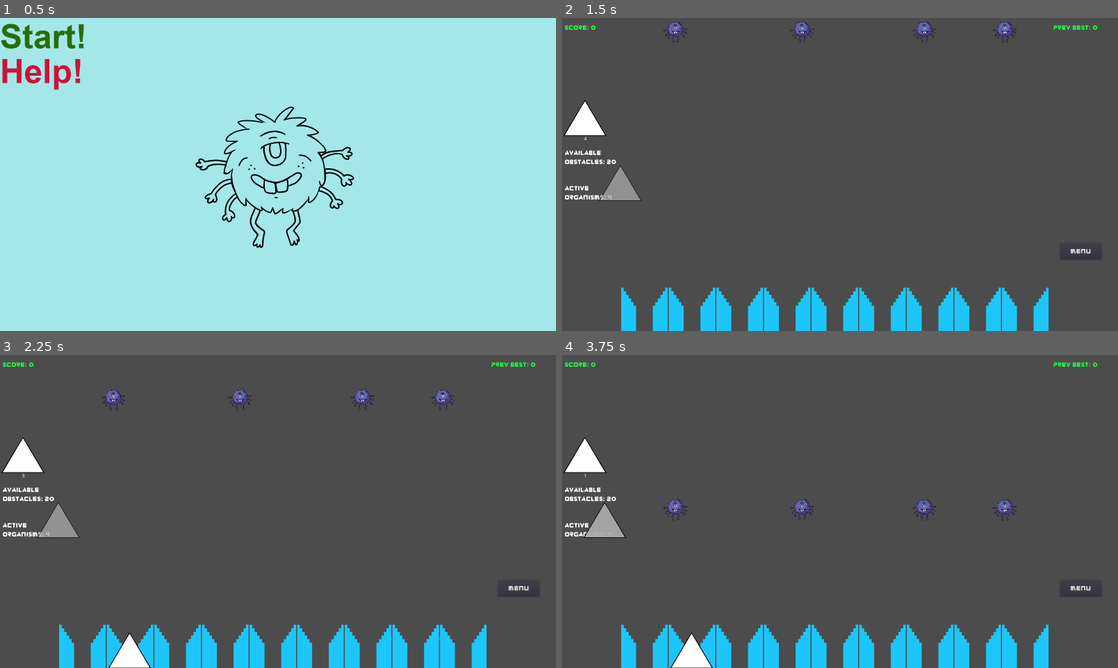
Above: before the commit, frames 1-4 (two rows, left to right).
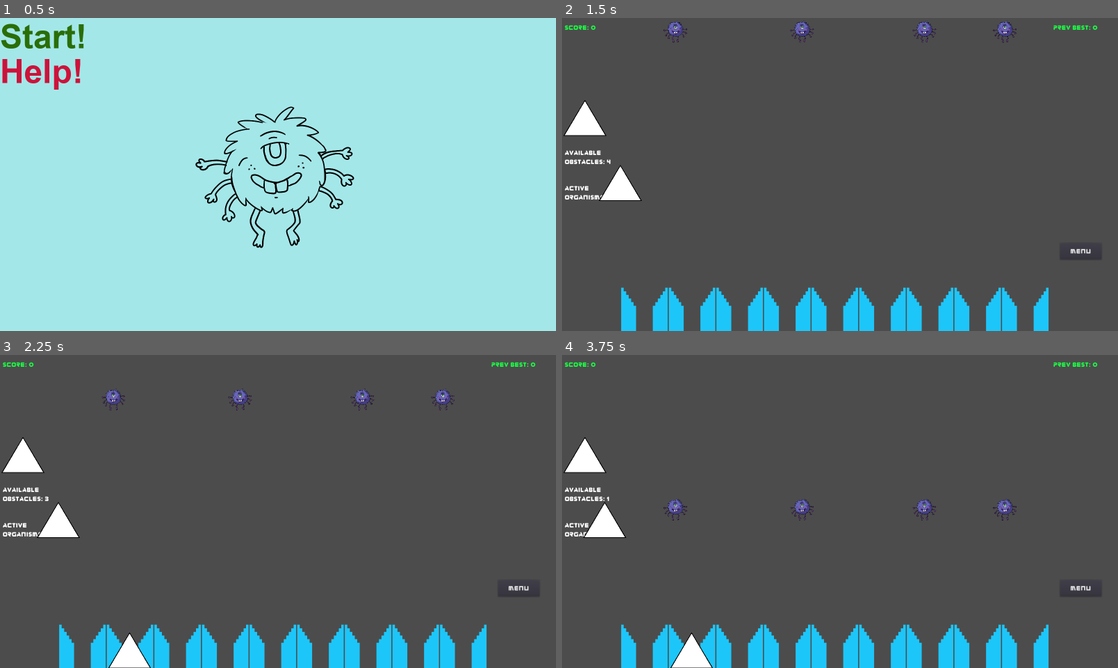
Above: after the commit, the same moments.

Repository: TreyDettmer/UP-Game-Jam-22
Game: Godot game, scene res://Scenes/MainMenu.tscn
Same seed, same stepped clock (60 frames per second), same inputs: the game is played once before the commit and once after it.
Inputs (mouse positions are in pixels of both pictures, inside the frame that each line leads up to):
- Up to frame 1 (0.5 s): no input
- Up to frame 2 (1.5 s): click "Start!" at 0.5 s; drag from (584, 133) to (689, 327) at 1.27 s
- Up to frame 3 (2.25 s): drag from (22, 470) to (127, 664) at 2.02 s
- Up to frame 4 (3.75 s): move the mouse to (584, 470) at 2.77 s; click (584, 470) at 2.85 s; right-click (584, 470) at 3.05 s; drag from (584, 470) to (645, 664) at 3.52 s

Frame 1 is identical in both runs. In frame 2, 0.5% of the frame differs, in the area x 4-15%, y 38-59%; in frame 3, 0.5%; in frame 4, 0.4%.

Commit message:
Improved obstacle collisions and moved counter to GUI

Diff:
--- a/Project/Scenes/Main.tscn
+++ b/Project/Scenes/Main.tscn
@@ -300,3 +300,4 @@
 [connection signal="endGameFromMenu" from="UI/OptionsMenu" to="UI" method="_on_OptionsMenu_endGameFromMenu"]
 [connection signal="pressed" from="UI/GameOverMenu/RestartButton" to="UI" method="_on_RestartButton_pressed"]
 [connection signal="pressed" from="UI/GameOverMenu/QuitButton" to="UI" method="_on_QuitButton_pressed"]
+[connection signal="quantity_changed" from="ObstaclePile" to="UI" method="_on_Main_updateObstacles"]
--- a/Project/Scenes/Obstacle.tscn
+++ b/Project/Scenes/Obstacle.tscn
@@ -1,7 +1,10 @@
-[gd_scene load_steps=3 format=2]
+[gd_scene load_steps=4 format=2]
 
 [ext_resource path="res://Scripts/Obstacle.gd" type="Script" id=1]
-[ext_resource path="res://Scenes/ObstacleGraphic.gd" type="Script" id=2]
+[ext_resource path="res://Scripts/ObstacleGraphic.gd" type="Script" id=2]
+
+[sub_resource type="CircleShape2D" id=1]
+radius = 22.0227
 
 [node name="Obstacle" type="StaticBody2D"]
 position = Vector2( 0, 16 )
@@ -27,4 +30,12 @@
 position = Vector2( -219.5, -182.4 )
 polygon = PoolVector2Array( 190.5, 201.9, 219.5, 152.9, 248.5, 201.9 )
 
+[node name="Area2D" type="Area2D" parent="."]
+
+[node name="CollisionShape2D" type="CollisionShape2D" parent="Area2D"]
+position = Vector2( 0, -14 )
+shape = SubResource( 1 )
+
 [connection signal="input_event" from="." to="." method="_input_event"]
+[connection signal="area_entered" from="Area2D" to="." method="_on_Area2D_area_entered"]
+[connection signal="body_entered" from="Area2D" to="." method="_on_Area2D_body_entered"]
--- a/Project/Scenes/ObstaclePile.tscn
+++ b/Project/Scenes/ObstaclePile.tscn
@@ -9,10 +9,3 @@
 
 [node name="Obstacle" parent="." instance=ExtResource( 2 )]
 position = Vector2( 0, 0 )
-
-[node name="Label" type="Label" parent="."]
-margin_left = -19.0
-margin_top = 8.0
-margin_right = 21.0
-margin_bottom = 22.0
-align = 1
--- a/Project/Scripts/Main.gd
+++ b/Project/Scripts/Main.gd
@@ -35,8 +35,9 @@
 func _ready():
 	rng.randomize();
 	emit_signal("updateScore", currentScore)
-	emit_signal("updateObstacles", initialObstacles)
+	emit_signal("updateObstacles", $ObstaclePile.quantity)
 	emit_signal("updateOrganisms", initialOrganisms)
+
 	load_highScore()
 	viewport_size = get_viewport().size;
 	min_x_position = 200;
--- a/Project/Scripts/MenuLayer.gd
+++ b/Project/Scripts/MenuLayer.gd
@@ -24,6 +24,7 @@
 
 func _on_Main_updateObstacles(numObs):
 	$NumObstacles.set_text("Available\nObstacles: " + str(numObs))
+	print("Received")
 
 
 func endGame():
--- a/Project/Scripts/Obstacle.gd
+++ b/Project/Scripts/Obstacle.gd
@@ -12,6 +12,8 @@
 var dragOffset;		   # The distance from the origin of the obstacle to the mouse cursor
 					   # when it is dragged
 var rotationOrigin;
+var prevMousePosition = Vector2.ZERO; # Used to calculate mouse delta/velocity for hitting organisms
+var mouseDelta = Vector2.ZERO;
 
 func _ready():
 	Input.set_mouse_mode(Input.MOUSE_MODE_VISIBLE)
@@ -55,12 +57,14 @@
 
 # Toggles the collisions and opacity
 func toggleCollisions():
-	if (!$CollisionPolygon2D.disabled):
-		$CollisionPolygon2D.disabled = true;
-		$ObstacleGraphic.setOpacity(0.5);
-	else:
-		$CollisionPolygon2D.disabled = false;
-		$ObstacleGraphic.setOpacity(1.0);
+#	if (!$CollisionPolygon2D.disabled):
+#		$CollisionPolygon2D.disabled = true;
+#		$ObstacleGraphic.setOpacity(0.5);
+#	else:
+#		$CollisionPolygon2D.disabled = false;
+#		$ObstacleGraphic.setOpacity(1.0);
+	$CollisionPolygon2D.disabled = !$CollisionPolygon2D.disabled;
+	pass
 
 func _process(delta):
 	if Input.is_mouse_button_pressed(BUTTON_LEFT) and isDragged:
@@ -76,6 +80,15 @@
 			var adj = get_global_mouse_position().x - rotationOrigin.x;
 			var newRotation = atan2(opp, adj);
 
-
 			$ObstacleGraphic.rotation = newRotation;
 			$CollisionPolygon2D.rotation = newRotation;
+
+	# Calculating mouse delta
+	mouseDelta = get_global_mouse_position() - prevMousePosition;
+	prevMousePosition = get_global_mouse_position();
+
+	#print(mouseDelta.length());
+
+func _on_Area2D_body_entered(body):
+	if (body.name.find("Organism") > -1):
+		body.apply_central_impulse(mouseDelta  * 10)
--- /dev/null
+++ b/Project/Scripts/ObstacleGraphic.gd
@@ -0,0 +1,6 @@
+extends Node2D
+
+
+func setOpacity(alpha):
+	for child in get_children():
+		child.color.a = alpha;
--- a/Project/Scripts/ObstaclePile.gd
+++ b/Project/Scripts/ObstaclePile.gd
@@ -3,6 +3,8 @@
 # ObstaclePile
 # Defines a generator for obstacles. Whenever an obstacle is dragged off the
 # top of the pile, a new one is created.
+
+signal quantity_changed(newAmount)
 
 # Number of obstacles in this pile
 export var quantity = 5;
@@ -11,7 +13,6 @@
 const OBSTACLE = preload("res://Scenes/Obstacle.tscn");
 
 func _ready():
-	$Label.text = str(quantity);
 	topOfPile.connect("dragged", self, "onDragObstacle");
 
 # Called by the obstacle at the top of the pile when it has been dragged
@@ -22,7 +23,7 @@
 		topOfPile.disconnect("dragged", self, "onDragObstacle")
 		topOfPile = generateObstacle();
 		quantity -= 1;
-		$Label.text = str(quantity)
+		emit_signal("quantity_changed", quantity);
 
 # Generates a new obstacle and connects its signals
 func generateObstacle():
